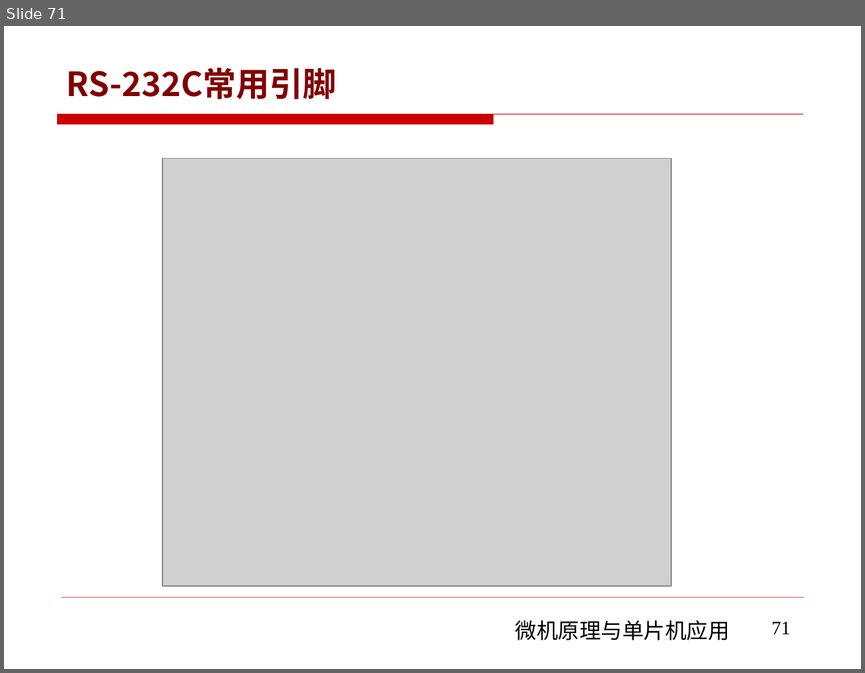
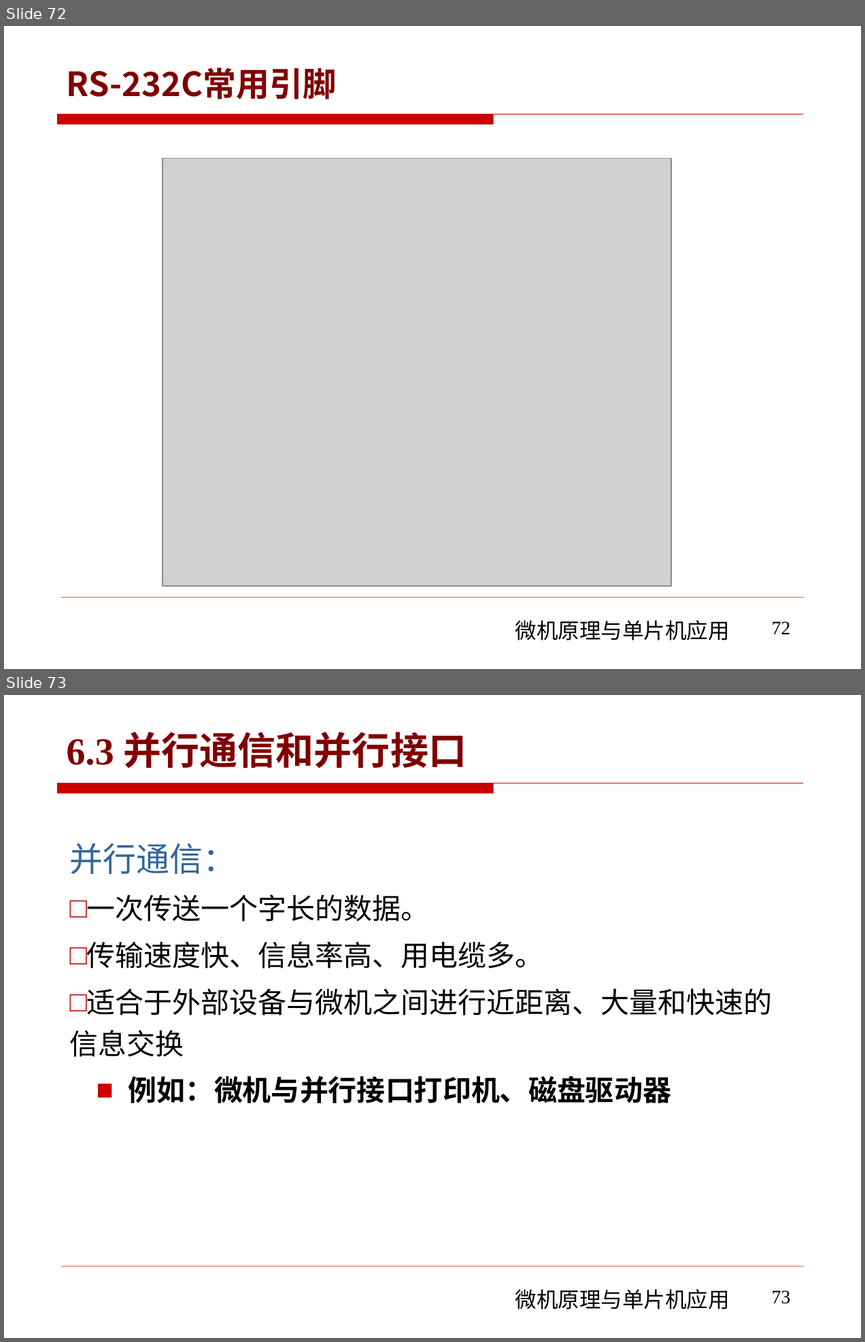
Before and after one commit to rshouc/Microcomputer, a slide deck: PPT/The Principle of Microcomputer/第六章 微机原理（串并行通信和接口技术) .pptx. Shown one above the other, each under a label of ours: slide 71 before the commit, slides 72 and 73 after it. The pictures are 865x673 and 865x1342 pixels, drawn with LibreOffice and Linux fonts; fonts in the diff are those of the drawing; grey boxes stand for pictures; background and template pictures are left out. Boxes give left, top, right and bottom in pixels: in the first picture for what was removed or moved away, otherwise in the second. Text is boxed around its words. In the diff, an @@ line names an element or a change of style, - is before the commit and + after.

```diff
--- a/PPT/The Principle of Microcomputer/第六章 微机原理（串并行通信和接口技术) .pptx
+++ b/PPT/The Principle of Microcomputer/第六章 微机原理（串并行通信和接口技术) .pptx
@@ slide 73 added at (x1=4, y1=695, x2=861, y2=1338), background #FFFFFF; not listed: 3 template elements that a slide beside it also shows @@
@@ title added at (x1=67, y1=732, x2=466, y2=768), 32 pt, text #800000, bold @@
+6.3 并行通信和并行接口
@@ text added at (x1=70, y1=843, x2=772, y2=1103), 24 pt, text #000000 @@
+并行通信：
+□ 一次传送一个字长的数据。
+□ 传输速度快、信息率高、用电缆多。
+□ 适合于外部设备与微机之间进行近距离、大量和快速的信息交换
+  ■ 例如：微机与并行接口打印机、磁盘驱动器
@@ page number added at (x1=772, y1=1290, x2=791, y2=1304), 16 pt, text #000000 @@
+73
@@ what was slide 71 is now slide 72 @@
@@ page number at (x1=772, y1=621, x2=791, y2=634): text changed @@
-71
+72
```
Also in this commit, not shown: 2 slides changed, 72 other slides added, 1 slide removed.
